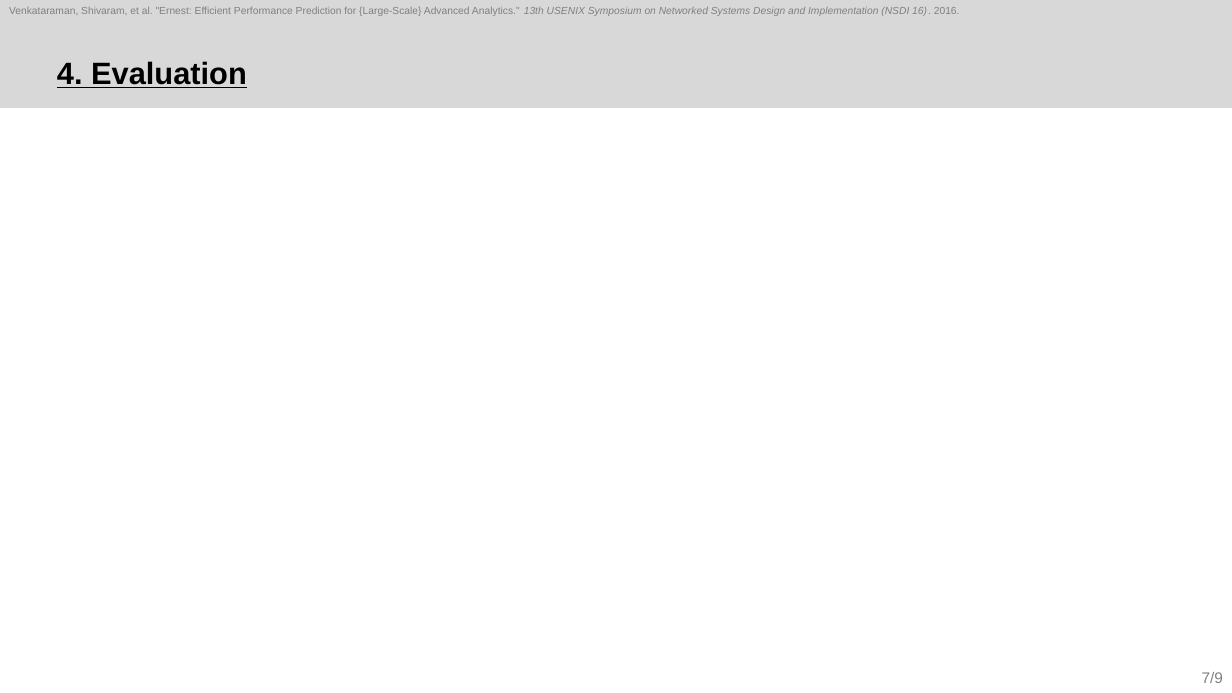
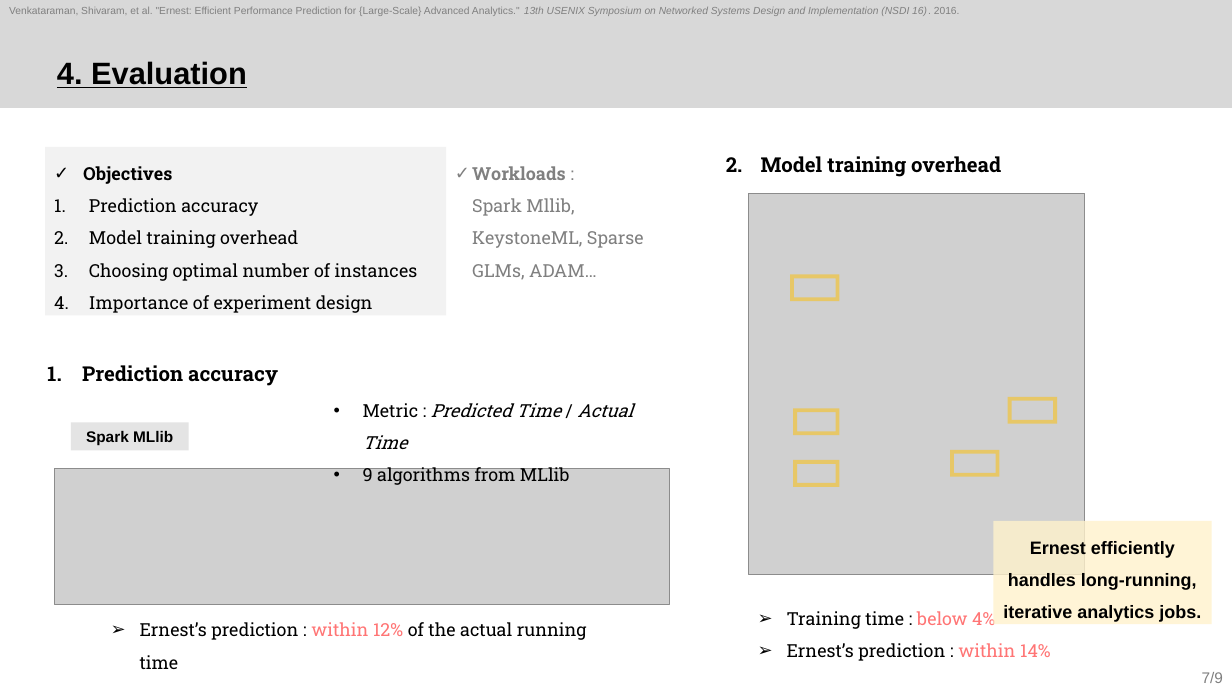
Before and after one commit to sohee98/2022-2nd-Course, a slide deck: slide 7 of Cloud Computing/Paper review/3. Ernest/22.11.22_Ernest_SoheeKim.pptx. Drawn at 1232x693 pixels with LibreOffice and Linux fonts; fonts in the diff are those of the drawing; grey boxes stand for pictures. Boxes give left, top, right and bottom in pixels: in the first picture for what was removed or moved away, otherwise in the second. Text is boxed around its words. In the diff, an @@ line names an element or a change of style, - is before the commit and + after.

```diff
--- a/Cloud Computing/Paper review/3. Ernest/22.11.22_Ernest_SoheeKim.pptx
+++ b/Cloud Computing/Paper review/3. Ernest/22.11.22_Ernest_SoheeKim.pptx
@@ rectangle added at (45, 147, 446, 315), fill #F2F2F2, 14 pt, text #000000 @@
+✓ Objectives
+1. Prediction accuracy
+2. Model training overhead
+3. Choosing optimal number of instances
+4. Importance of experiment design
@@ text added at (472, 166, 644, 280), 14 pt, text #808080 @@
+✓ Workloads :
+  Spark Mllib, KeystoneML, Sparse GLMs, ADAM…
@@ text added at (761, 156, 1001, 177), 16 pt, text #000000, bold @@
+2. Model training overhead
@@ group added at (749, 193, 1085, 575): 5 rectangles, 1 picture @@
@@ text added at (82, 365, 278, 386), 16 pt, text #000000, bold @@
+1. Prediction accuracy
@@ text added at (363, 403, 633, 485), 14 pt, text #000000 @@
+• Metric : Predicted Time / Actual Time
+• 9 algorithms from MLlib
@@ rectangle added at (71, 422, 189, 450), fill #D9D9D9 at 70% opacity, 12 pt, text #000000, bold @@
+Spark MLlib
@@ picture added at (55, 469, 669, 605) @@
@@ rectangle added at (994, 521, 1212, 625), fill #FFF2CC at 80% opacity, 14 pt, text #000000, bold @@
+Ernest efficiently handles long-running, iterative analytics jobs.
@@ text added at (140, 622, 587, 640), 14 pt, text #000000 @@
+➢ Ernest’s prediction : within 12% of the actual running time
@@ text added at (787, 609, 1051, 661), 14 pt, text #000000 @@
+➢ Training time : below 4%
+➢ Ernest’s prediction : within 14%
```
Also in this commit, not shown: 3 other slides changed, 2 slides added, 1 other file.
